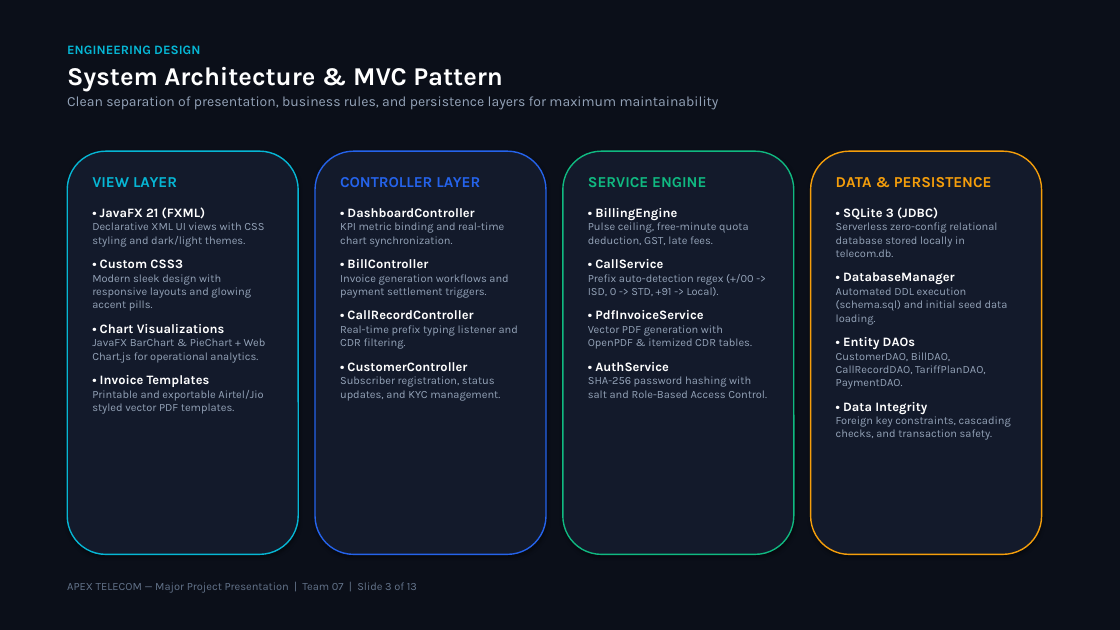
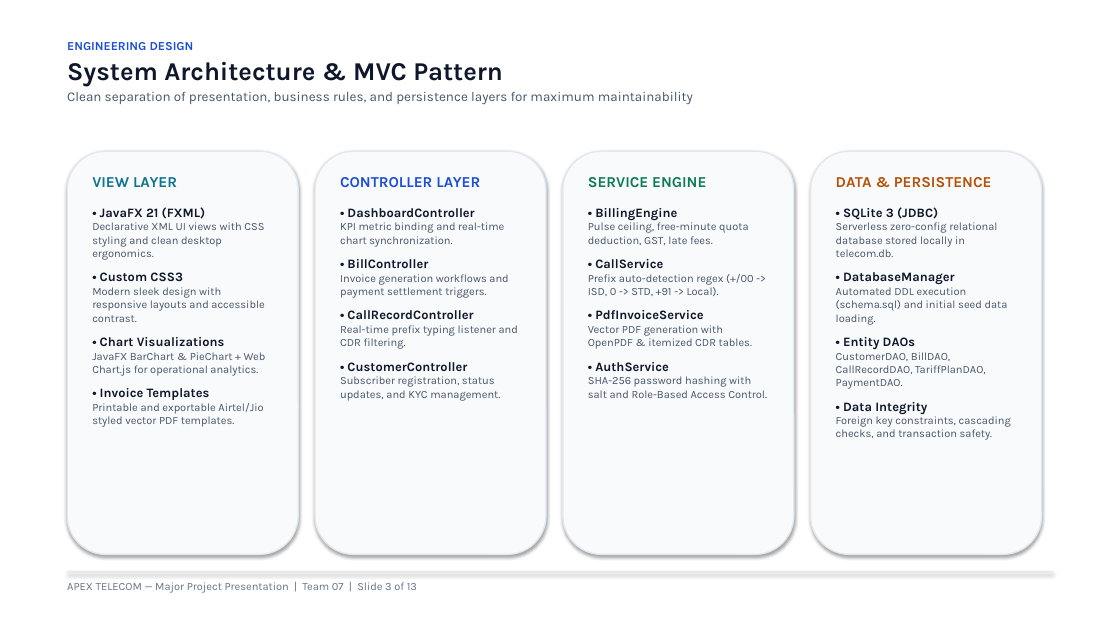
Before and after one commit to ashlesh0805/TelephoneBillManagementSystem, a slide deck: slide 3 of Telephone_Bill_Management_System_Team07.pptx. Drawn at 1120x630 pixels with LibreOffice and Linux fonts; fonts in the diff are those of the drawing. Boxes give left, top, right and bottom in pixels: in the first picture for what was removed or moved away, otherwise in the second. Text is boxed around its words. In the diff, an @@ line names an element or a change of style, - is before the commit and + after.

Commit message:
docs: style presentation deck with clean white theme and decent professional colors

```diff
--- a/Telephone_Bill_Management_System_Team07.pptx
+++ b/Telephone_Bill_Management_System_Team07.pptx
@@ rectangle at (x1=0, y1=0, x2=1120, y2=630): fill #0B0F19 to #FFFFFF @@
@@ text "ENGINEERING DESIGN" at (x1=67, y1=42, x2=693, y2=105): size 11 to 10.5 pt, text colour #06B6D4 to #1D4ED8 in "ENGINEERING DESIGN"; text colour #FFFFFF to #0F172A in "System Architecture & MVC Pattern"; size 12 to 11.5 pt, text colour #94A3B8 to #475569 in "Clean separation of presentation, business rules, and ..." @@
@@ rounded rectangle at (x1=67, y1=151, x2=298, y2=555): fill #131A2B to #F8FAFC; outline #06B6D4 1.2 pt to #E2E8F0 1.2 pt @@
@@ text at (x1=92, y1=177, x2=266, y2=427): text colour #06B6D4 to #0E7490 in "VIEW LAYER"; text colour #FFFFFF to #0F172A in "• JavaFX 21 (FXML)", "• Custom CSS3", "• Chart Visualizations", "• Invoice Templates"; text colour #94A3B8 to #475569 in "JavaFX BarChart & PieChart + Web Chart.js ...", "Printable and exportable Airtel/Jio styled vector PDF ..." @@
@@ rounded rectangle at (x1=315, y1=151, x2=546, y2=555): fill #131A2B to #F8FAFC; outline #2563EB 1.2 pt to #E2E8F0 1.2 pt @@
@@ text "CONTROLLER LAYER" at (x1=340, y1=177, x2=518, y2=401): text colour #2563EB to #1D4ED8 in "CONTROLLER LAYER"; text colour #FFFFFF to #0F172A in "• DashboardController", "• BillController", "• CallRecordController", "• CustomerController"; text colour #94A3B8 to #475569 in "KPI metric binding and real-time chart synchronization.", "Invoice generation workflows and payment settlement triggers ...", "Real-time prefix typing listener and CDR filtering.", "Subscriber registration, status updates, and KYC management." @@
@@ rounded rectangle at (x1=563, y1=151, x2=794, y2=555): fill #131A2B to #F8FAFC; outline #10B981 1.2 pt to #E2E8F0 1.2 pt @@
@@ text "SERVICE ENGINE" at (x1=588, y1=177, x2=767, y2=398): text colour #10B981 to #107A57 in "SERVICE ENGINE"; text colour #FFFFFF to #0F172A in "• BillingEngine", "• CallService", "• PdfInvoiceService", "• AuthService"; text colour #94A3B8 to #475569 in "Pulse ceiling, free-minute quota deduction, GST, late ...", "Prefix auto-detection regex (+/00 -> ISD, 0 ...", "Vector PDF generation with OpenPDF & itemized ...", "SHA-256 password hashing with salt and Role-Based ..." @@
@@ rounded rectangle at (x1=811, y1=151, x2=1042, y2=555): fill #131A2B to #F8FAFC; outline #F59E0B 1.2 pt to #E2E8F0 1.2 pt @@
@@ text "DATA & PERSISTENCE" at (x1=836, y1=177, x2=1011, y2=440): text colour #F59E0B to #B45309 in "DATA & PERSISTENCE"; text colour #FFFFFF to #0F172A in "• SQLite 3 (JDBC)", "• DatabaseManager", "• Entity DAOs", "• Data Integrity"; text colour #94A3B8 to #475569 in "Serverless zero-config relational database stored locally in ...", "Automated DDL execution (schema.sql) and initial seed ...", "CustomerDAO, BillDAO, CallRecordDAO, TariffPlanDAO, PaymentD ...", "Foreign key constraints, cascading checks, and transaction ..." @@
@@ text at (x1=92, y1=222, x2=264, y2=260): text changed; text colour #94A3B8 to #475569 @@
-Declarative XML UI views with CSS styling and dark/light themes.
+Declarative XML UI views with CSS styling and clean desktop ergonomics.
@@ text at (x1=92, y1=287, x2=264, y2=322): text changed; text colour #94A3B8 to #475569 @@
-Modern sleek design with responsive layouts and glowing accent pills.
+Modern sleek design with responsive layouts and accessible contrast.
@@ rectangle added at (x1=67, y1=571, x2=1053, y2=572), fill #E2E8F0 @@
```
Also in this commit, not shown: 12 other slides changed, 3 other files.
